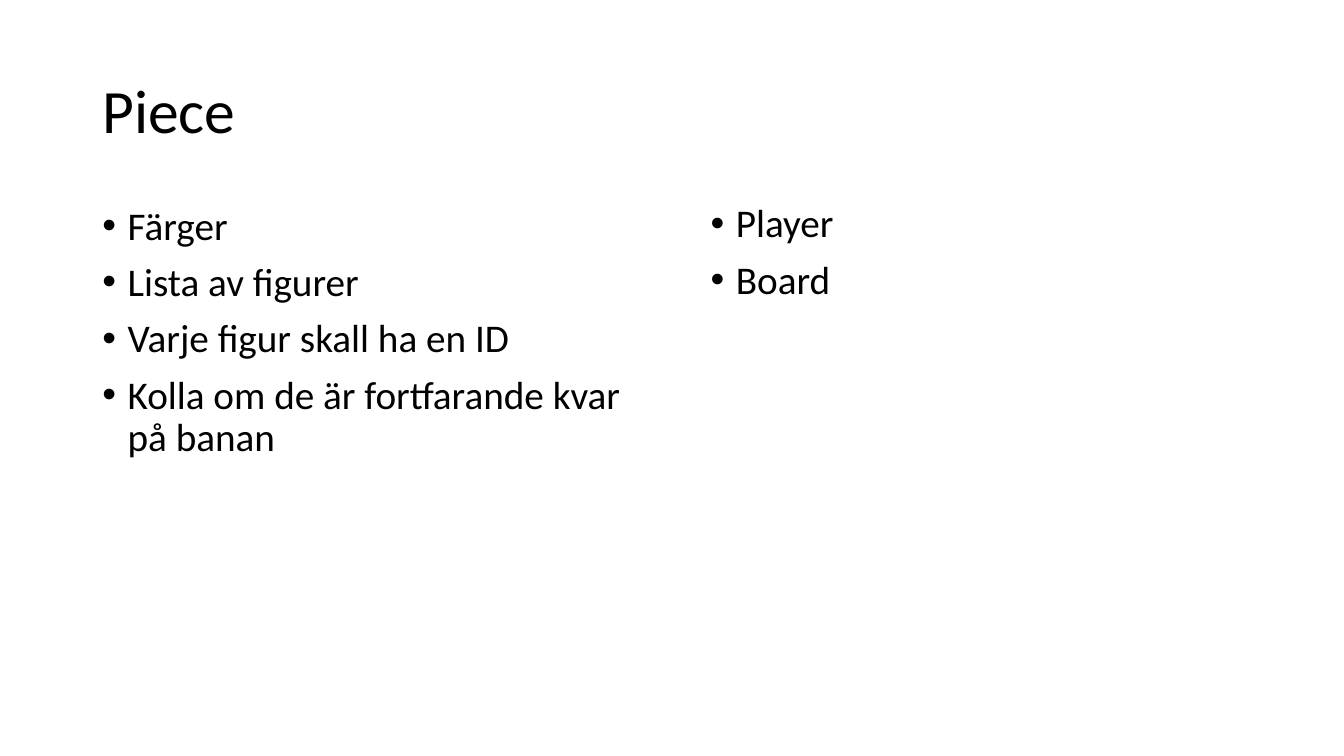
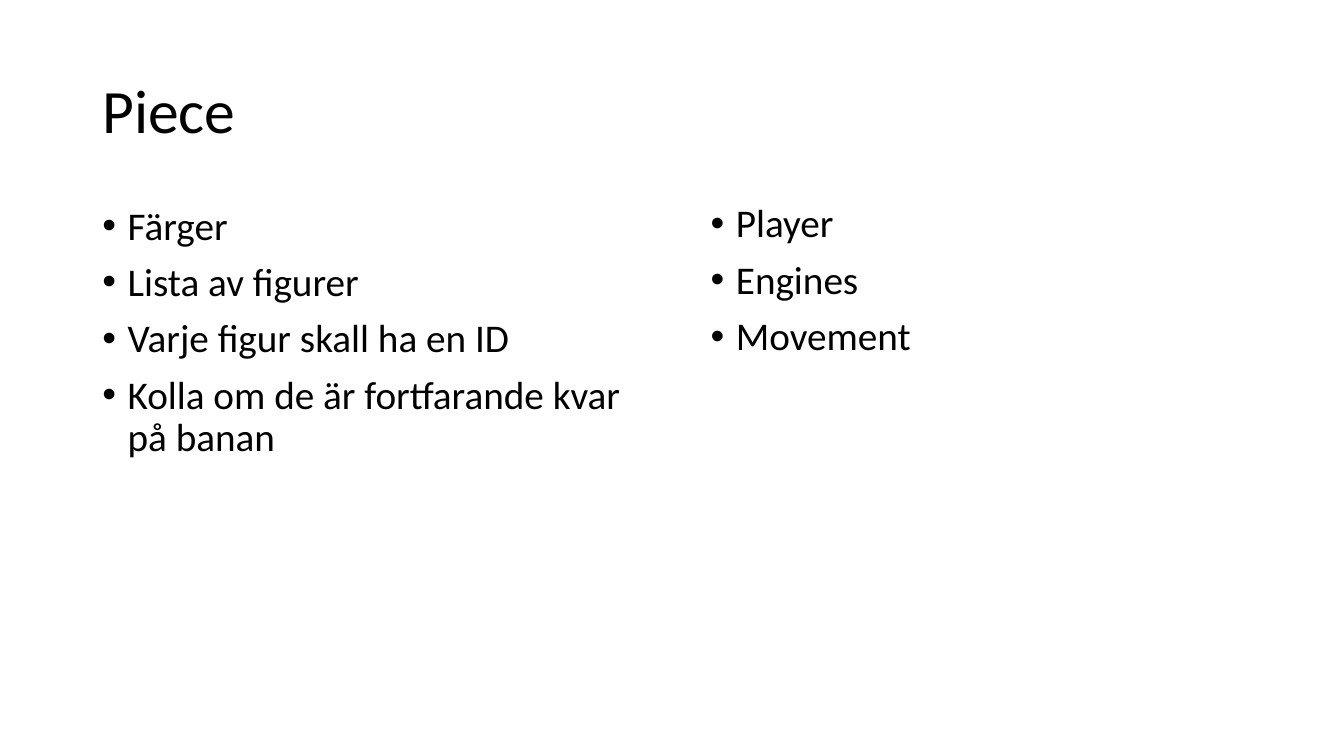
Before and after one commit to PGVSNH20/ludo-game-ludo5, a slide deck: slide 6 of Documentation/crc Ludo5.pptx (slide 4 before the commit). Drawn at 1344x756 pixels with LibreOffice and Linux fonts; fonts in the diff are those of the drawing. Boxes give left, top, right and bottom in pixels: in the first picture for what was removed or moved away, otherwise in the second. Text is boxed around its words. In the diff, an @@ line names an element or a change of style, - is before the commit and + after.

```diff
--- a/Documentation/crc Ludo5.pptx
+++ b/Documentation/crc Ludo5.pptx
@@ text at (x1=736, y1=267, x2=911, y2=351): text changed @@
-• Board
+• Engines
+• Movement
```
Also in this commit, not shown: 5 other slides changed, 2 slides added, 1 slide removed, 2 other files.
